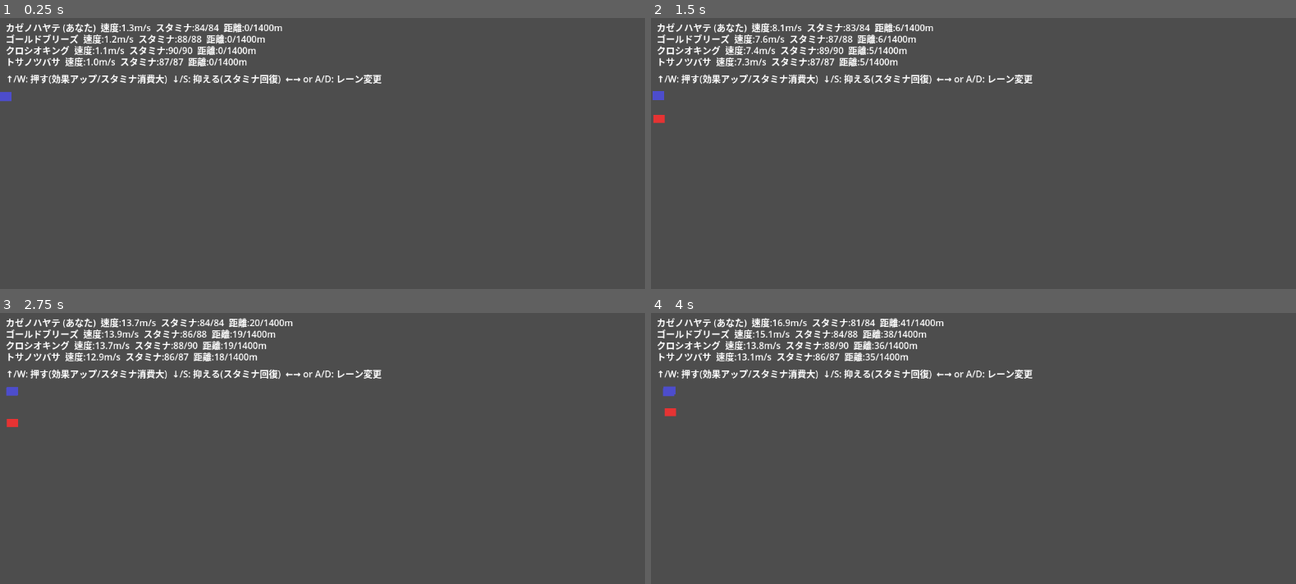
Above: before the commit, frames 1-4 (two rows, left to right).
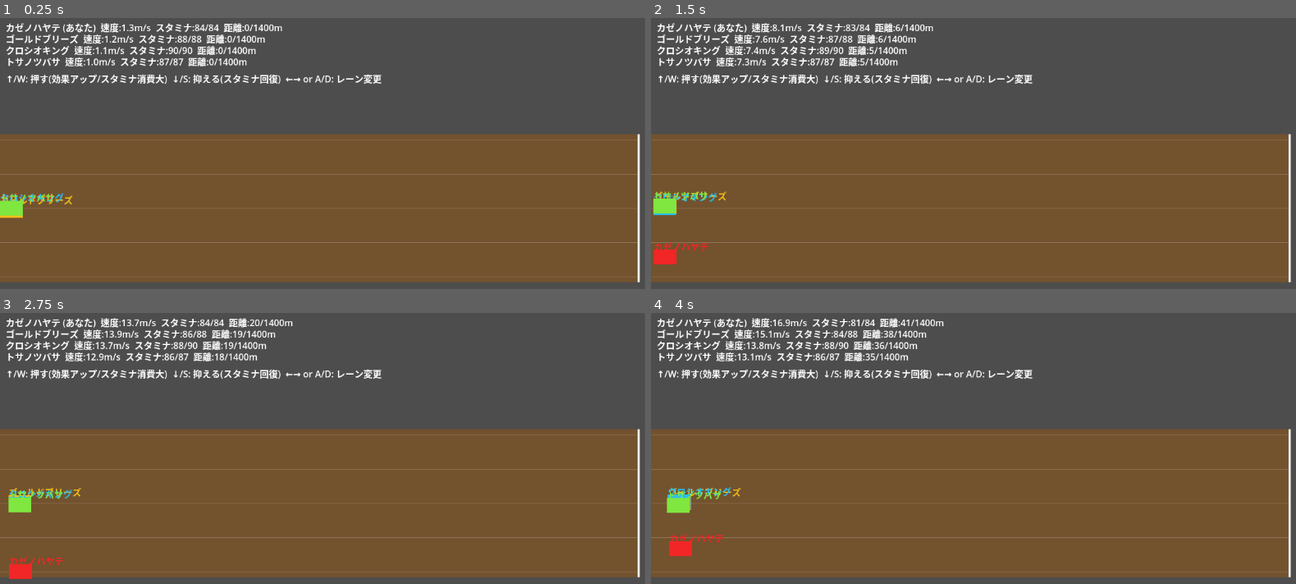
Above: after the commit, the same moments.

Repository: monomapblog-ui/chiho-keiba-game
Game: Godot game, scene res://scenes/Main.tscn
Two runs of this game, one before a commit and one after it. Both use one fixed random seed, a clock stepped at 60 frames per second and the inputs below.
Inputs:
- Up to frame 1 (0.25 s): no input
- Up to frame 2 (1.5 s): hold Right (ui_right) 0.53-1.28 s; hold Down (ui_down) from 1.28 s (still down)
- Up to frame 3 (2.75 s): release Down (ui_down) at 2.03 s; hold Right (ui_right) from 2.03 s (still down)
- Up to frame 4 (4 s): release Right (ui_right) at 2.78 s; hold Up (ui_up) 2.78-3.53 s; hold Left (ui_left) from 3.53 s (still down)

The runs differ from the first frame. In frame 1, 54% of the frame differs, in the area x 0-100%, y 27-98%; in frame 2, 54%; in frame 3, 54%, in the area x 0-100%, y 27-99%; in frame 4, 54%.

Commit message:
プレイ画面の見た目を改善(馬が重なって見えない問題を修正)
馬の四角が小さすぎて4頭がほぼ同じ場所に重なって見え、
動いているのが分かりにくかったため: サイズ拡大・馬ごとに
色分け・名前ラベル・ダート風の背景・ゴールラインを追加。

Co-Authored-By: Claude Sonnet 5 <noreply@anthropic.com>
Claude-Session: https://claude.ai/code/session_01X7PKurfLTdKnehYJRKbeQ8

Diff:
--- a/scripts/main.gd
+++ b/scripts/main.gd
@@ -2,9 +2,16 @@
 ## 見た目はまだ仮(色付き四角)。操作感の検証が目的のプロトタイプ。
 extends Node2D
 
-const TRACK_PIXELS_PER_METER := 0.6
-const LANE_PIXELS := 28.0
-const TRACK_TOP := 80.0
+const TRACK_PIXELS_PER_METER := 0.8
+const LANE_PIXELS := 60.0
+const TRACK_TOP := 220.0
+const HORSE_SIZE := Vector2(40, 26)
+const HORSE_COLORS := [
+	Color(0.95, 0.15, 0.15),  # プレイヤー: 赤
+	Color(0.95, 0.75, 0.1),   # CPU1: 黄
+	Color(0.15, 0.75, 0.95),  # CPU2: 水色
+	Color(0.5, 0.9, 0.25),    # CPU3: 緑
+]
 
 var world: RaceWorld
 var rng := RandomNumberGenerator.new()
@@ -13,14 +20,39 @@
 var player_lane := 2.0
 
 var horse_nodes: Array = []
+var horse_name_labels: Array = []
 var hud_labels: Dictionary = {}
 var race_finished := false
 
 func _ready() -> void:
 	rng.randomize()
 	_build_world()
+	_build_track_background()
 	_build_visuals()
 	_build_hud()
+
+func _build_track_background() -> void:
+	var track_w: float = world.track.distance_m * TRACK_PIXELS_PER_METER
+	var track_h: float = world.track.lane_count * LANE_PIXELS
+
+	var ground := ColorRect.new()
+	ground.position = Vector2(0, TRACK_TOP - 10.0)
+	ground.size = Vector2(track_w, track_h + 20.0)
+	ground.color = Color(0.45, 0.32, 0.18)  # ダート(土)をイメージした色
+	add_child(ground)
+
+	for lane_i in range(world.track.lane_count + 1):
+		var line := ColorRect.new()
+		line.position = Vector2(0, TRACK_TOP + lane_i * LANE_PIXELS)
+		line.size = Vector2(track_w, 1.0)
+		line.color = Color(1, 1, 1, 0.2)
+		add_child(line)
+
+	var finish := ColorRect.new()
+	finish.position = Vector2(track_w, TRACK_TOP - 10.0)
+	finish.size = Vector2(4.0, track_h + 20.0)
+	finish.color = Color(1, 1, 1, 0.9)
+	add_child(finish)
 
 func _build_world() -> void:
 	var track := TrackPresets.kochi()
@@ -47,10 +79,16 @@
 func _build_visuals() -> void:
 	for i in world.horses.size():
 		var box := ColorRect.new()
-		box.size = Vector2(20, 14)
-		box.color = Color(0.9, 0.2, 0.2) if i == 0 else Color(0.3, 0.3, 0.8)
+		box.size = HORSE_SIZE
+		box.color = HORSE_COLORS[i % HORSE_COLORS.size()]
 		add_child(box)
 		horse_nodes.append(box)
+
+		var name_lbl := Label.new()
+		name_lbl.text = world.horses[i].stats.display_name
+		name_lbl.add_theme_color_override("font_color", box.color)
+		add_child(name_lbl)
+		horse_name_labels.append(name_lbl)
 
 func _build_hud() -> void:
 	var layer := CanvasLayer.new()
@@ -123,7 +161,11 @@
 	for i in world.horses.size():
 		var h: HorseRuntime = world.horses[i]
 		var node: ColorRect = horse_nodes[i]
-		node.position = Vector2(h.position_m * TRACK_PIXELS_PER_METER, TRACK_TOP + h.lane_cur * LANE_PIXELS)
+		var pos := Vector2(h.position_m * TRACK_PIXELS_PER_METER, TRACK_TOP + h.lane_cur * LANE_PIXELS - HORSE_SIZE.y * 0.5)
+		node.position = pos
+
+		var name_lbl: Label = horse_name_labels[i]
+		name_lbl.position = pos + Vector2(0, -18)
 
 		var lbl: Label = hud_labels[i]
 		var tag := " (あなた)" if i == 0 else ""
